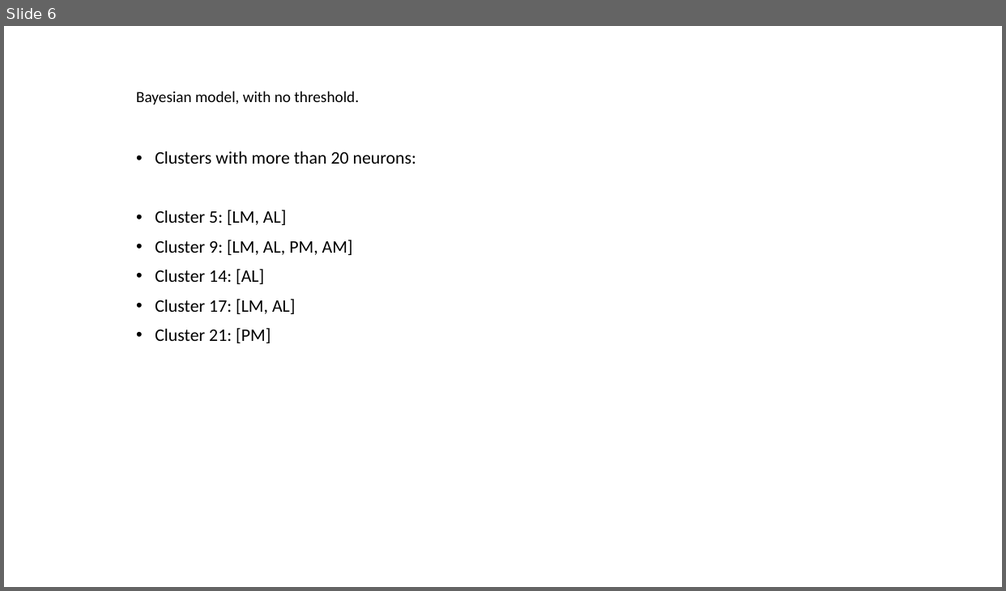
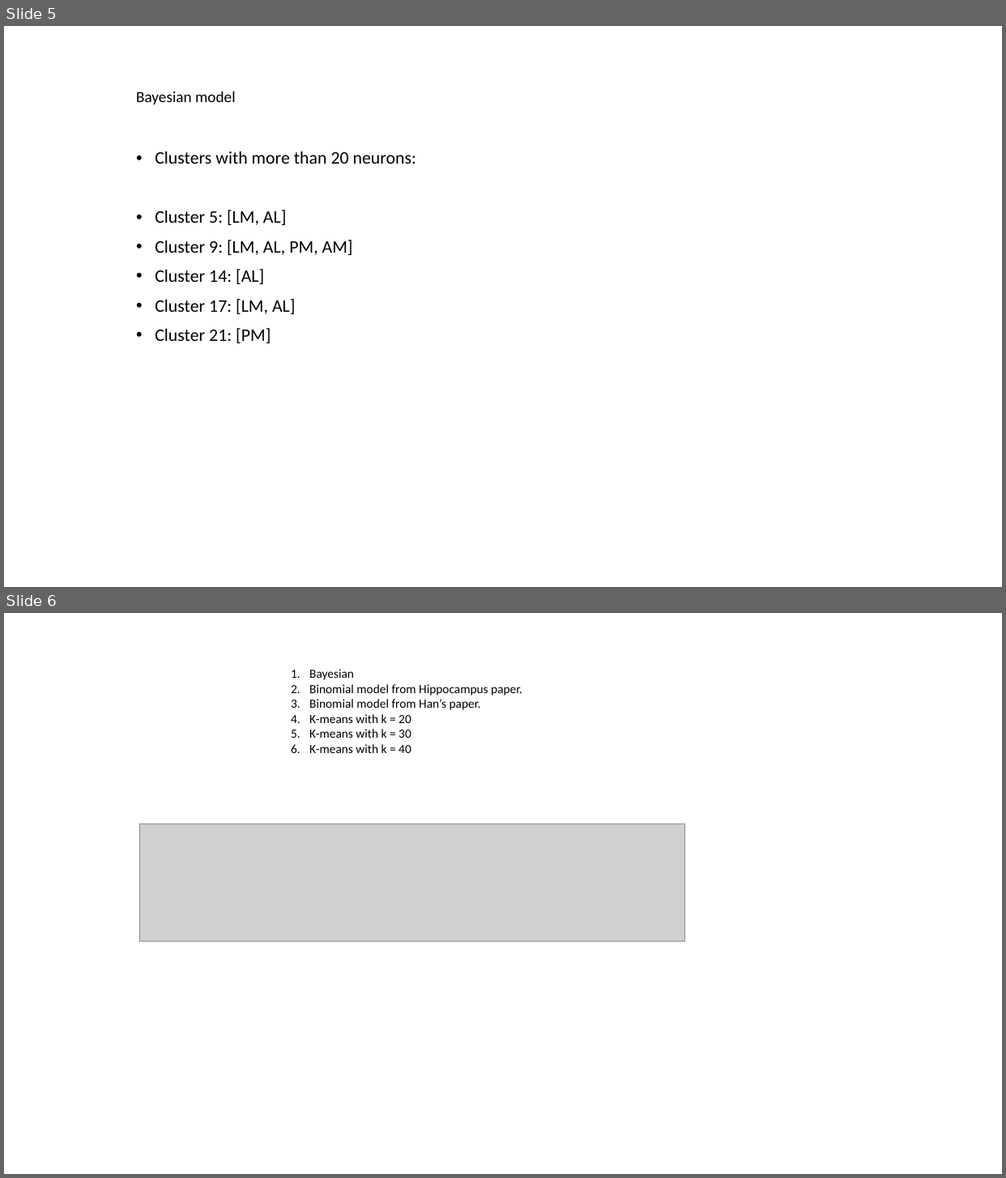
Before and after one commit to jinluliu550/MAPseq_analysis, a slide deck: jinlu/Hans-data-comparison.pptx. Shown one above the other, each under a label of ours: slide 6 before the commit, slides 5 and 6 after it. The pictures are 1006x591 and 1006x1178 pixels, drawn with LibreOffice and Linux fonts; fonts in the diff are those of the drawing; grey boxes stand for pictures. Boxes give left, top, right and bottom in pixels: in the first picture for what was removed or moved away, otherwise in the second. Text is boxed around its words. In the diff, an @@ line names an element or a change of style, - is before the commit and + after.

```diff
--- a/jinlu/Hans-data-comparison.pptx
+++ b/jinlu/Hans-data-comparison.pptx
@@ slide 6 added at [4,613,1002,1174], background #FFFFFF @@
@@ text added at [309,669,522,753], 12 pt, text #000000 @@
+1. Bayesian
+2. Binomial model from Hippocampus paper.
+3. Binomial model from Han’s paper.
+4. K-means with k = 20
+5. K-means with k = 30
+6. K-means with k = 40
@@ picture added at [139,824,685,941] @@
@@ what was slide 6 is now slide 5 @@
@@ slide 5 changed as well @@
@@ text at [136,91,236,105]: text changed @@
-Bayesian model, with no threshold.
+Bayesian model
```
Also in this commit, not shown: 4 other slides changed, 3 slides removed.
